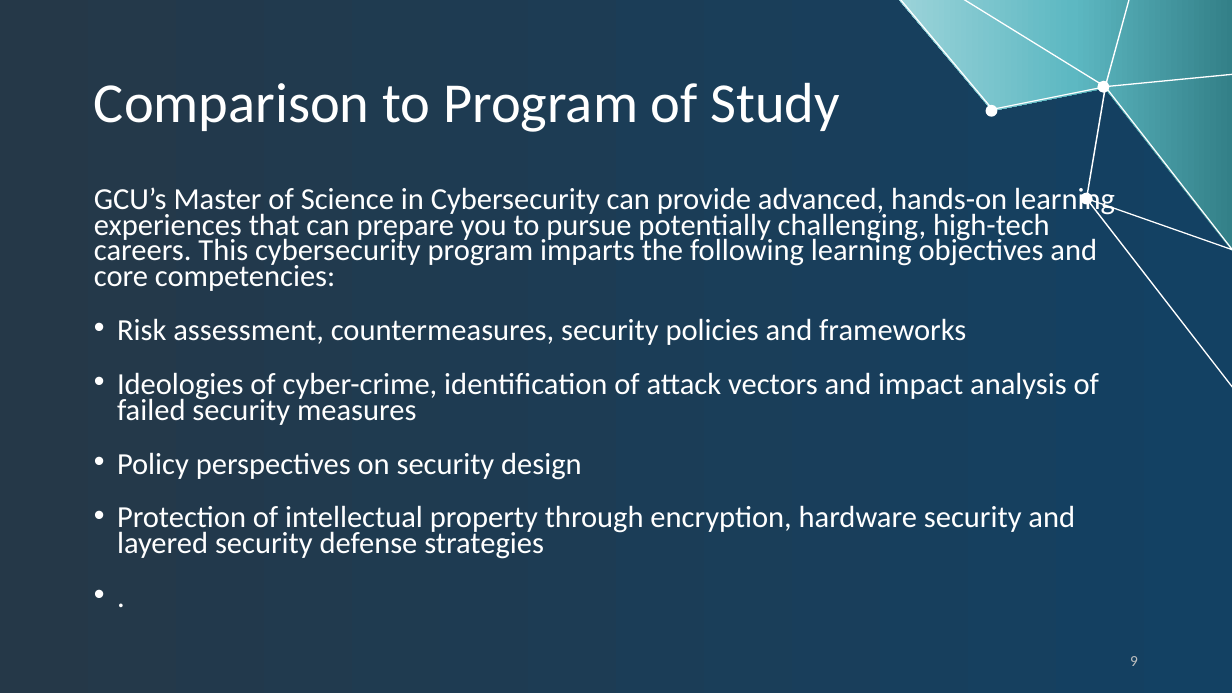
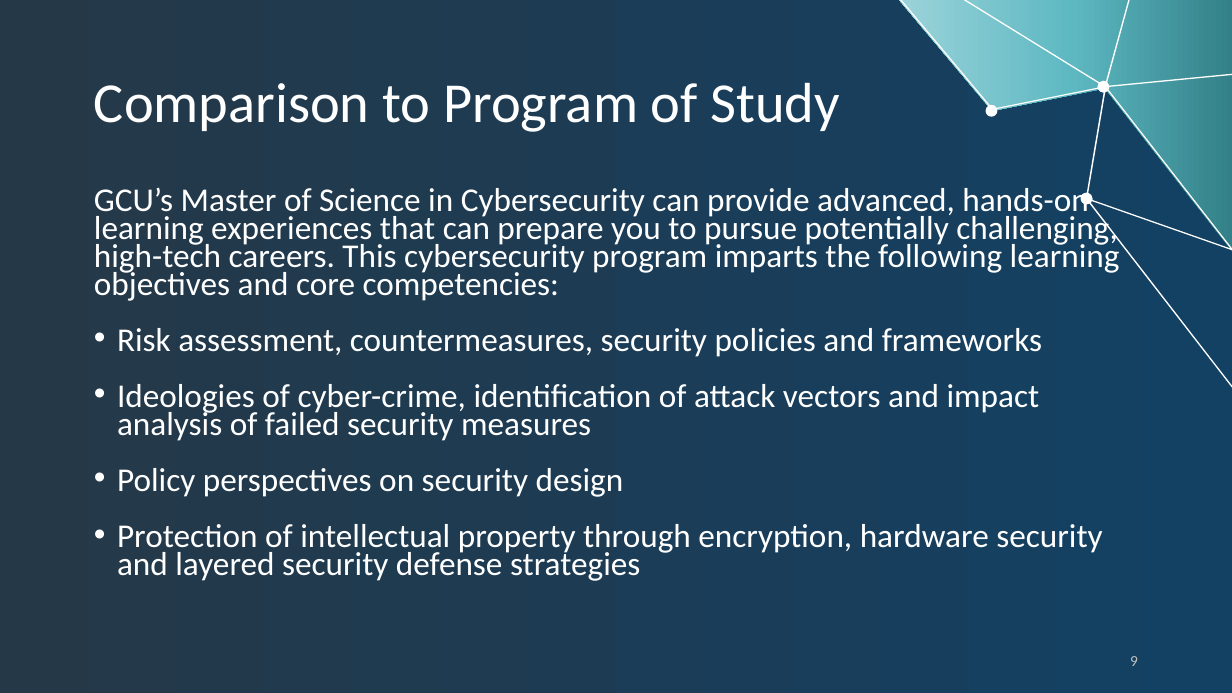
Before and after one commit to rcoon1/GCU-Masters, a slide deck: slide 9 of UNV 507/Topic 4/CareerPathPresentation RCoon.pptx. Drawn at 1232x693 pixels with LibreOffice and Linux fonts; fonts in the diff are those of the drawing; background and template pictures are left out. Boxes give left, top, right and bottom in pixels: in the first picture for what was removed or moved away, otherwise in the second. Text is boxed around its words. In the diff, an @@ line names an element or a change of style, - is before the commit and + after.

```diff
--- a/UNV 507/Topic 4/CareerPathPresentation RCoon.pptx
+++ b/UNV 507/Topic 4/CareerPathPresentation RCoon.pptx
@@ text at (x1=94, y1=187, x2=1120, y2=581): paragraph removed @@
-• .
@@ text "GCU’s Master of Science in ..." at (x1=94, y1=187, x2=1120, y2=581): size 23.8 to 25.9 pt @@
```
Also in this commit, not shown: 1 other file.
